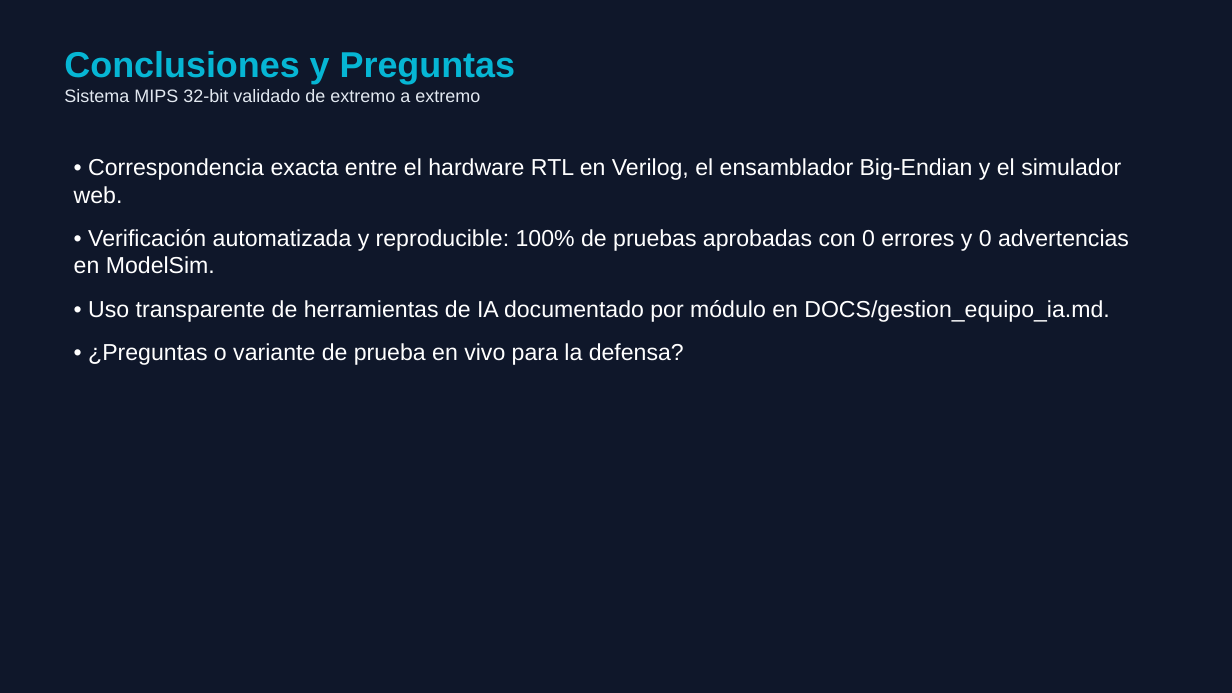
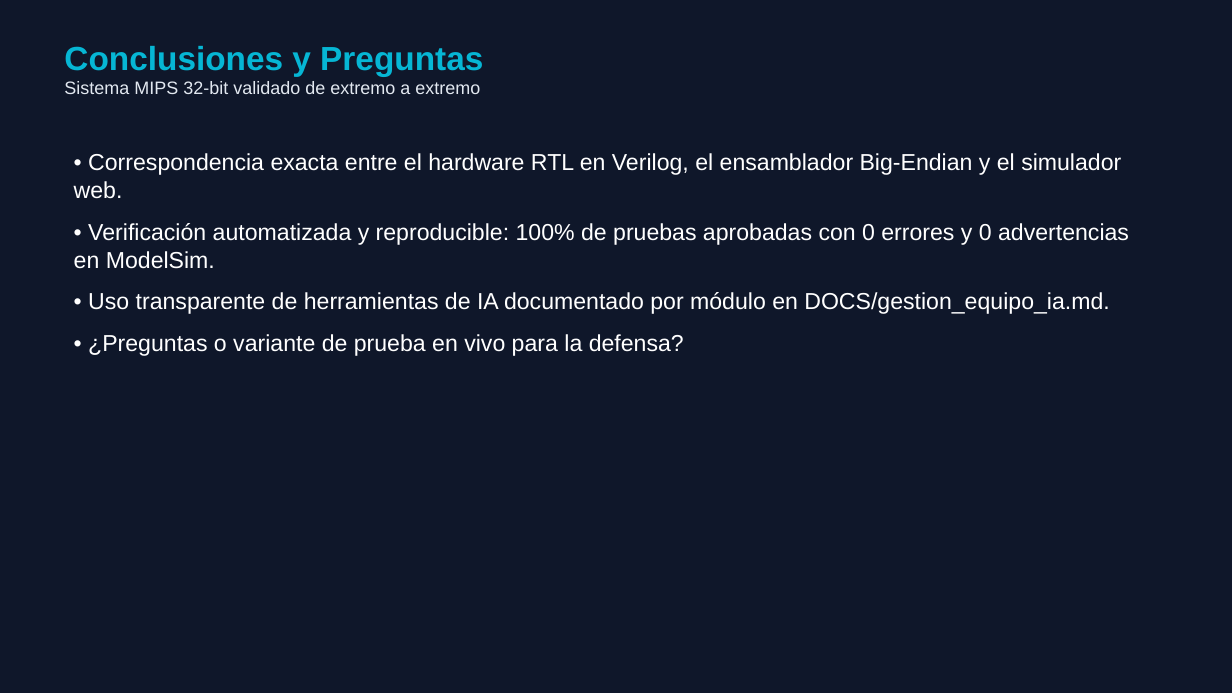
Before and after one commit to TilinezzZ/Instruciones-R-I-J-, a slide deck: slide 11 of DOCS/Presentacion_Proyecto_Final_MIPS.pptx. Drawn at 1232x693 pixels with LibreOffice and Linux fonts; fonts in the diff are those of the drawing. Boxes give left, top, right and bottom in pixels: in the first picture for what was removed or moved away, otherwise in the second. Text is boxed around its words. In the diff, an @@ line names an element or a change of style, - is before the commit and + after.

Commit message:
docs: agrega portada institucional UdeG/CUCEI, seccion y 6 capturas reales del simulador web al reporte y presentacion

```diff
--- a/DOCS/Presentacion_Proyecto_Final_MIPS.pptx
+++ b/DOCS/Presentacion_Proyecto_Final_MIPS.pptx
@@ text at box(64, 46, 483, 76): size 28 to 26 pt in "Conclusiones y Preguntas" @@
@@ text "• Correspondencia exacta entre el ..." at box(74, 153, 1129, 356): less space between paragraphs @@
```
Also in this commit, not shown: 10 other slides changed, 8 other files.
